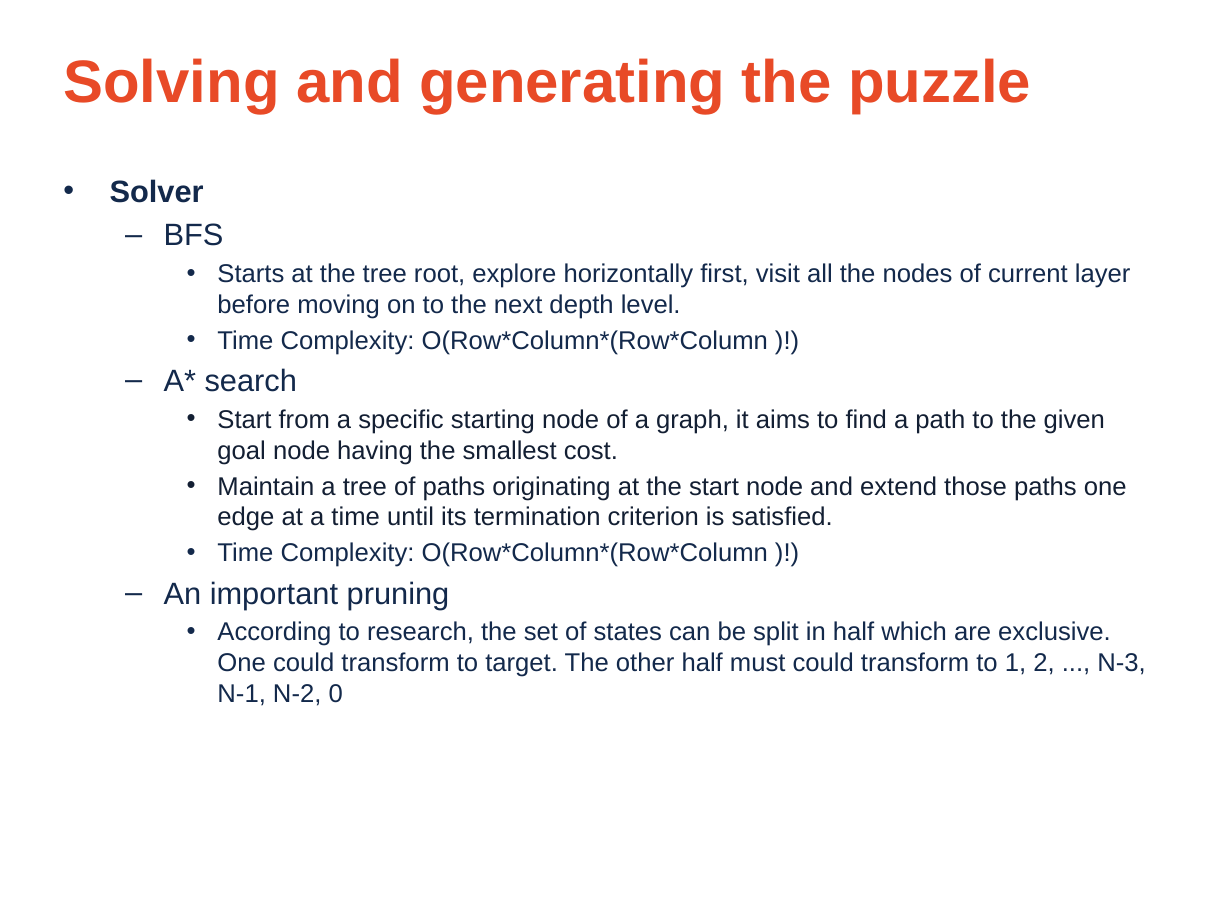
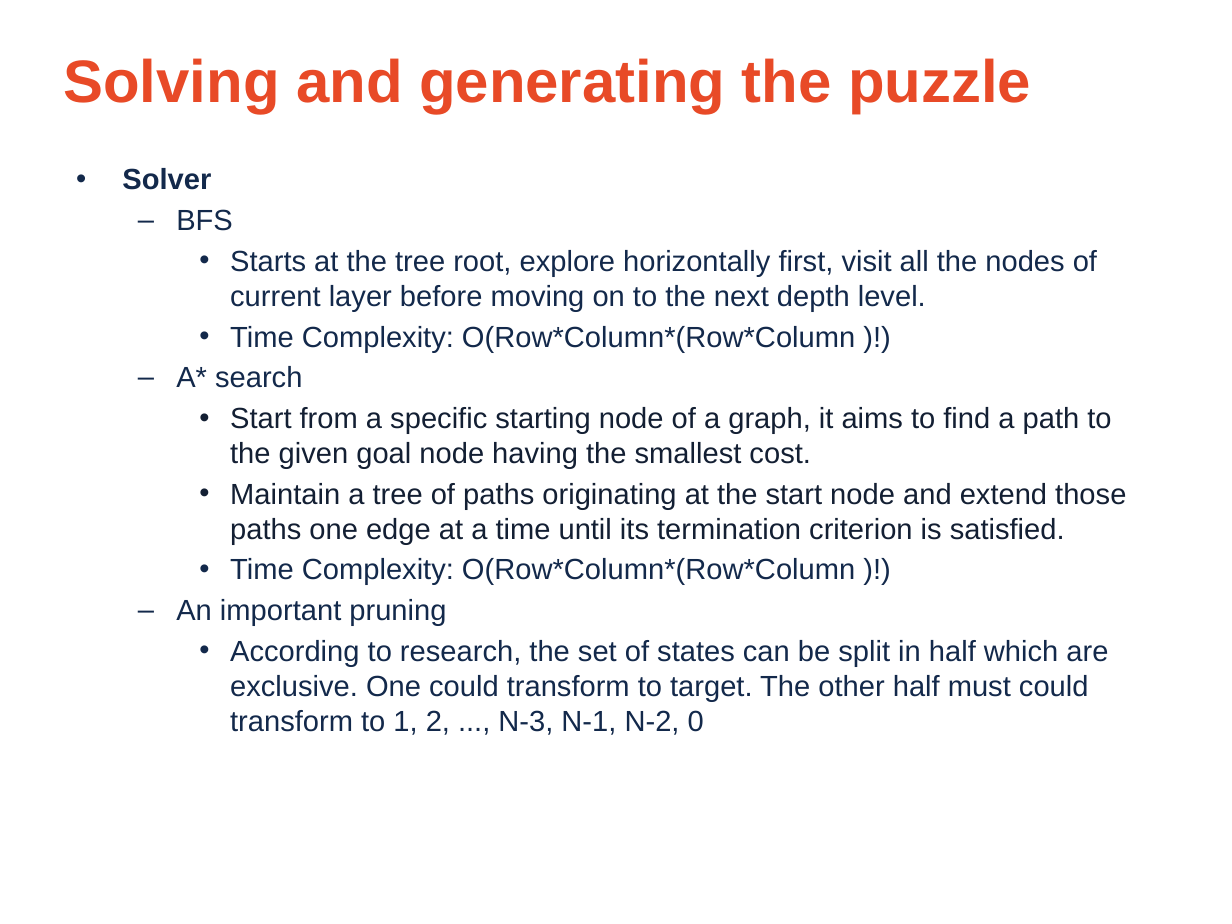
Before and after one commit to irenezyx/590PZ-Project, a slide deck: slide 5 of Final Project Slidding Puzzle.pptx. Drawn at 1232x924 pixels with LibreOffice and Linux fonts; fonts in the diff are those of the drawing; background and template pictures are left out. Boxes give left, top, right and bottom in pixels: in the first picture for what was removed or moved away, otherwise in the second. Text is boxed around its words. In the diff, an @@ line names an element or a change of style, - is before the commit and + after.

```diff
--- a/Final Project Slidding Puzzle.pptx
+++ b/Final Project Slidding Puzzle.pptx
@@ text "Solver": place and size @@
-text "Solver" at <box>110,179,1145,706</box>
+text "Solver" at <box>122,168,1126,735</box>
@@ text "Solver" at <box>122,168,1126,735</box>: size 18 to 17 pt in "Solver", "BFS", "A* search", "An important pruning"; size 15 to 17 pt @@
```
Also in this commit, not shown: 1 slide added.
